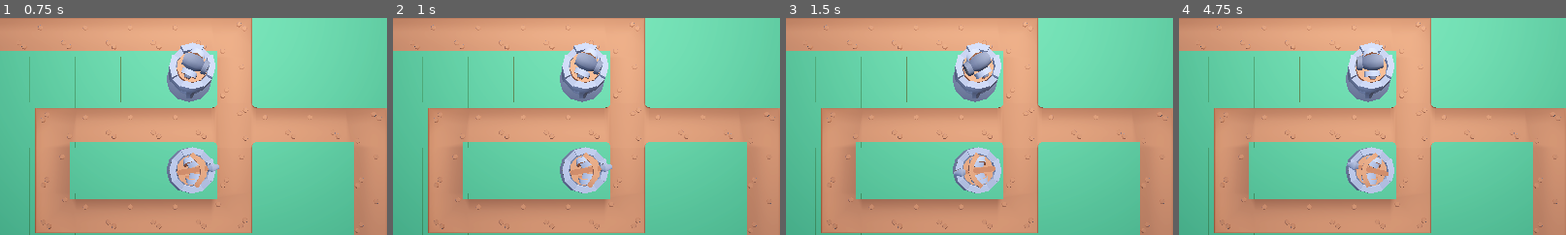
Above: before the commit, frames 1-4 (left to right).
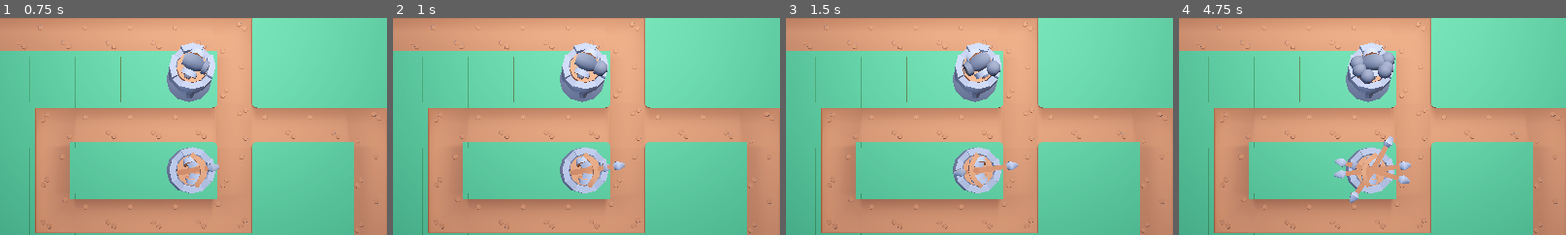
Above: after the commit, the same moments.

Repository: LegandGame/Tower-Defense-PoC
Game: Godot game, scene res://Environment/test_map.tscn
Same seed, same stepped clock (60 frames per second), same inputs: the game is played once before the commit and once after it.
Inputs (mouse positions are % of the whole screen's width and height, from its top left):
- Up to frame 1 (0.75 s): tap Enter at 0.5 s; move the mouse to (72, 45) at 0.52 s
- Up to frame 2 (1 s): no input
- Up to frame 3 (1.5 s): tap Space at 1.25 s; move the mouse to (30, 55) at 1.27 s
- Up to frame 4 (4.75 s): tap Enter at 2, 3.5 s; move the mouse to (60, 28) at 2.02 s; tap Space at 2.75, 4.25 s; move the mouse to (45, 70) at 2.77 s; move the mouse to (80, 65) at 3.52 s; move the mouse to (20, 35) at 4.27 s
The pictures show only the part of the screen within x 29-78%, y 15-65%; the shares and areas given below are measured in that part.

Frame 1 is identical in both runs. In frame 2, 0.2% of the frame differs, in the area x 50-60%, y 19-71%; in frame 3, 0.3%; in frame 4, 1.8%, in the area x 40-60%, y 15-86%.

Commit message:
Towers part 2
further worked on implementing towers. main improvement being the ability to fire bullets (bullets still aren't functional yet)

Diff:
--- a/Towers/Basic/tower_basic.tscn
+++ b/Towers/Basic/tower_basic.tscn
@@ -1,11 +1,15 @@
-[gd_scene load_steps=4 format=3 uid="uid://svpsj7pgrb0w"]
+[gd_scene load_steps=6 format=3 uid="uid://svpsj7pgrb0w"]
 
 [ext_resource type="Script" uid="uid://bvbp3a81xp2u0" path="res://Towers/tower.gd" id="1_ppopp"]
+[ext_resource type="PackedScene" uid="uid://b3u5p7mwg3l6e" path="res://Towers/Basic/bullet_basic.tscn" id="2_1qkjm"]
 [ext_resource type="ArrayMesh" uid="uid://dtwfwabogj5ig" path="res://Assets/Models/weapon-ballista.obj" id="2_n4dfs"]
 [ext_resource type="ArrayMesh" uid="uid://rmfv0qc2jtfo" path="res://Assets/Models/tower-round-build-a.obj" id="3_1qkjm"]
 
+[sub_resource type="SphereShape3D" id="SphereShape3D_ppopp"]
+
 [node name="BasicTower" type="Node3D"]
 script = ExtResource("1_ppopp")
+bulletScene = ExtResource("2_1qkjm")
 
 [node name="TowerTop" type="MeshInstance3D" parent="."]
 transform = Transform3D(-1, 0, 8.74228e-08, 0, 1, 0, -8.74228e-08, 0, -1, 0, 0.788547, 0)
@@ -18,3 +22,9 @@
 mesh = ExtResource("3_1qkjm")
 
 [node name="AttackTimer" type="Timer" parent="."]
+autostart = true
+
+[node name="RangeArea" type="Area3D" parent="."]
+
+[node name="CollisionShape3D" type="CollisionShape3D" parent="RangeArea"]
+shape = SubResource("SphereShape3D_ppopp")
--- a/Towers/Bomb/tower_bomb.tscn
+++ b/Towers/Bomb/tower_bomb.tscn
@@ -1,11 +1,15 @@
-[gd_scene load_steps=4 format=3 uid="uid://sdw2e05n6io"]
+[gd_scene load_steps=6 format=3 uid="uid://sdw2e05n6io"]
 
 [ext_resource type="ArrayMesh" uid="uid://rmfv0qc2jtfo" path="res://Assets/Models/tower-round-build-a.obj" id="1_3b606"]
 [ext_resource type="Script" uid="uid://bvbp3a81xp2u0" path="res://Towers/tower.gd" id="1_hommq"]
 [ext_resource type="ArrayMesh" uid="uid://cp0v3x3k73mxy" path="res://Assets/Models/weapon-cannon.obj" id="2_hommq"]
+[ext_resource type="PackedScene" uid="uid://qo5vht3h5s7p" path="res://Towers/Bomb/bomb_bullet.tscn" id="2_i7gvs"]
+
+[sub_resource type="SphereShape3D" id="SphereShape3D_hommq"]
 
 [node name="BombTower" type="Node3D"]
 script = ExtResource("1_hommq")
+bulletScene = ExtResource("2_i7gvs")
 
 [node name="TowerTop" type="MeshInstance3D" parent="."]
 transform = Transform3D(1, 0, 0, 0, 1, 0, 0, 0, 1, 0, 0.796334, 0)
@@ -20,3 +24,8 @@
 
 [node name="AttackTimer" type="Timer" parent="."]
 autostart = true
+
+[node name="RangeArea" type="Area3D" parent="."]
+
+[node name="CollisionShape3D" type="CollisionShape3D" parent="RangeArea"]
+shape = SubResource("SphereShape3D_hommq")
--- a/Towers/tower.gd
+++ b/Towers/tower.gd
@@ -3,18 +3,30 @@
 @onready var towerTop : MeshInstance3D = $TowerTop
 @onready var muzzle : Marker3D = $TowerTop/Muzzle
 @onready var attackTimer : Timer = $AttackTimer
+@onready var rangeArea : Area3D = $RangeArea
+@onready var rangeCollisionShape : CollisionShape3D = $RangeArea/CollisionShape3D
 
 @export var bulletScene : PackedScene
 
+var enemyList : Array = []	# list of viable enemies in range
+
+# STATS
 var attackSpeed : float = 0.75	# seconds
 var damage : int = 10
 var range : float = 5.0			# meters
 var aoe : float = 0.5			# meters
+var projectile_speed : float
+enum TARGET_TYPES {FIRST, LAST, CLOSE, FAR, STRONGEST, WEAKEST, RANDOM}
+var targeting : TARGET_TYPES = TARGET_TYPES.FIRST
+
 
 # Called when the node enters the scene tree for the first time.
 func _ready() -> void:
 	attackTimer.set_wait_time(attackSpeed)
 	attackTimer.timeout.connect(attack_timeout)
+	rangeArea.body_entered.connect(on_range_body_entered)
+	rangeArea.body_exited.connect(on_range_body_exited)
+	rangeCollisionShape.shape.radius = range
 
 
 # Called every frame. 'delta' is the elapsed time since the previous frame.
@@ -34,8 +46,25 @@
 	towerTop.rotation = Vector3(0, towerTop.rotation.y, 0)
 
 
+func find_target() -> Node3D:
+	return
+
 func attack_timeout() -> void:
 	# reset timer
-	attackTimer.set_wait_time(attackSpeed)
+	attackTimer.set_wait_time(attackSpeed)	#resseting wait timer in case attackSpeed is altered
 	attackTimer.start()
 	# attack
+	var newBullet = bulletScene.instantiate()
+	newBullet.position = muzzle.global_position
+	newBullet.transform.basis = muzzle.global_transform.basis
+	newBullet.transform.basis.z = -muzzle.global_transform.basis.z	# flip it around
+	get_parent().add_child(newBullet)
+
+
+func on_range_body_entered(body : Node3D) -> void:
+	if body not in enemyList:
+		enemyList.append(body)
+func on_range_body_exited(body : Node3D) -> void:
+	if body in enemyList:
+		var i = enemyList.find(body)
+		enemyList.pop_at(i)
